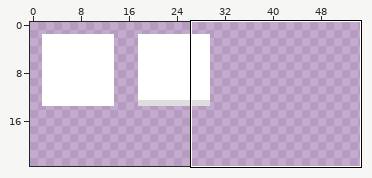
Pixel-art file, stored at BitMiner/Assets/Art/Aseprite/ui-elements.aseprite. The first picture is a wide view before the edit; the outline marks the close-up.
Close-up. The starting point:
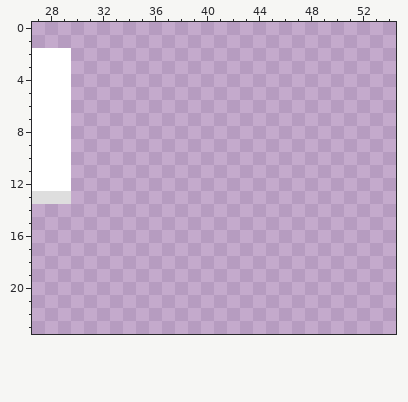
112x112 pixels, 1 frame. Shown: x 27..54, y 0..23. The wide view leaves out empty margins.
Now the later version:
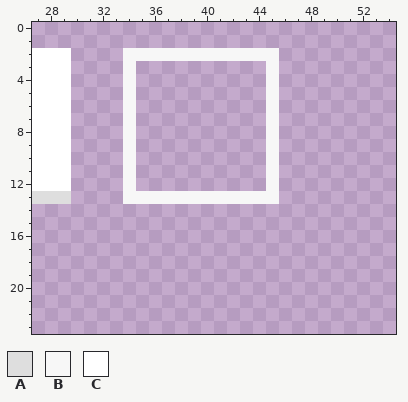
Palette (. is transparent): A #dedede  B #f7f7f7  C #ffffff
From old to new:
The edit adds colour B in row 2 at x 34 to 45; in rows 3 to 12 at x 34 and 45; in row 13 at x 34 to 45.
Boxes around the changes in both close-ups, in picture pixels (x1, y1, x2, y2):
added: (123, 48, 279, 204)
